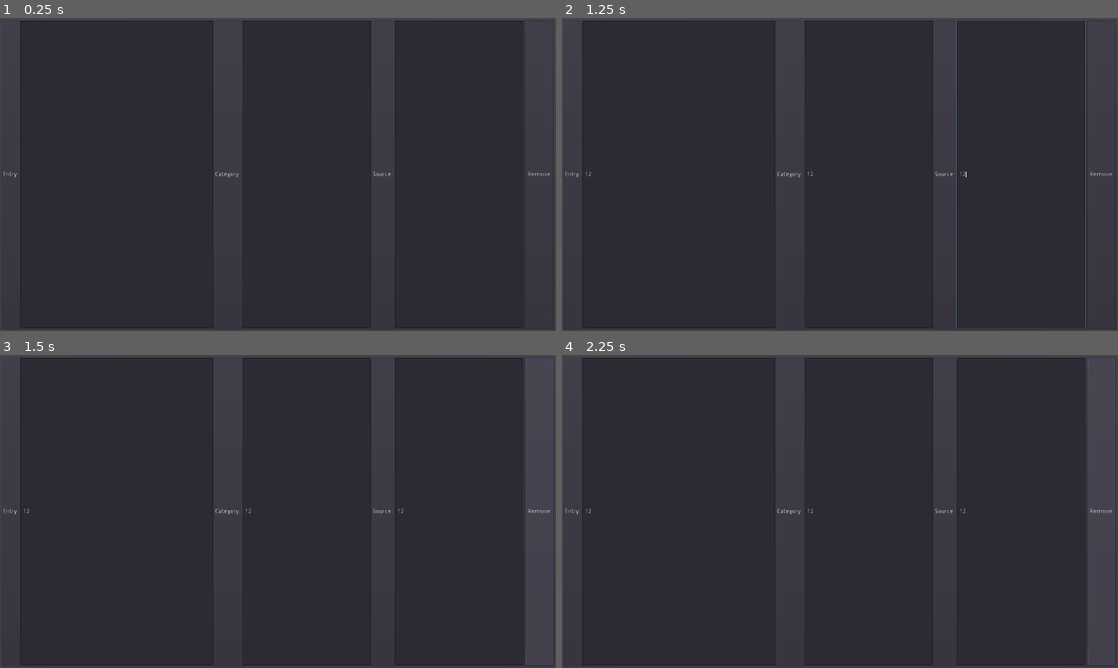
Above: before the commit, frames 1-4 (two rows, left to right).
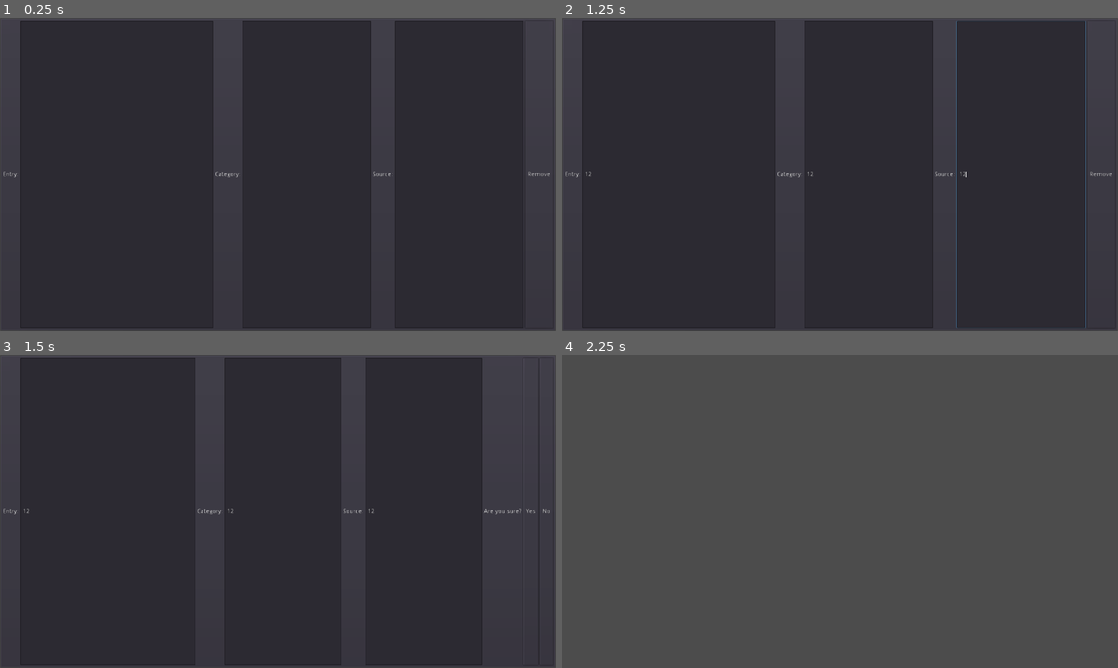
Above: after the commit, the same moments.

Repository: zacryol/spindle-of-serendipity
Game: Godot game, scene res://game/menus/ESSingle.tscn
The game is run twice, just before and just after one commit, with the same random seed, the same clock (stepped at 60 frames per second) and the same inputs. This scene is started directly instead of the project's main scene.
Inputs (mouse positions are in pixels of both pictures, inside the frame that each line leads up to):
- Up to frame 1 (0.25 s): no input
- Up to frame 2 (1.25 s): click (678, 174) at 0.52 s; type "12" at 0.6 s; click (867, 174) at 0.75 s; type "12" at 0.83 s; click (1023, 174) at 0.98 s; type "12" at 1.07 s
- Up to frame 3 (1.5 s): click "Remove" at 1.25 s
- Up to frame 4 (2.25 s): click (1090, 511) at 2 s, where only the run after the commit has a clickable "Yes"

Frames 1-2 are identical in both runs. In frame 3, 0.9% of the frame differs, in the area x 35-100%, y 0-100%; in frame 4, 80%, in the area x 0-100%, y 0-100%.

Commit message:
delete button functions

Diff:
--- a/godot/game/menus/ESSingle.gd
+++ b/godot/game/menus/ESSingle.gd
@@ -4,6 +4,7 @@
 onready var cat_enter := $HBoxContainer/C as LineEdit
 onready var sou_enter := $HBoxContainer/S as LineEdit
 onready var try_delete := $HBoxContainer/DeleteButton as Button
+onready var del_conf := $HBoxContainer/DelConf as HBoxContainer
 
 func _ready() -> void:
 	pass
@@ -28,4 +29,14 @@
 
 
 func _on_DeleteButton_pressed() -> void:
-	pass
+	try_delete.hide()
+	del_conf.show()
+
+
+func _on_Yes_pressed() -> void:
+	queue_free()
+
+
+func _on_No_pressed() -> void:
+	try_delete.show()
+	del_conf.hide()
--- a/godot/game/menus/ESSingle.tscn
+++ b/godot/game/menus/ESSingle.tscn
@@ -88,3 +88,5 @@
 margin_bottom = 706.0
 text = "No"
 [connection signal="pressed" from="HBoxContainer/DeleteButton" to="." method="_on_DeleteButton_pressed"]
+[connection signal="pressed" from="HBoxContainer/DelConf/Yes" to="." method="_on_Yes_pressed"]
+[connection signal="pressed" from="HBoxContainer/DelConf/No" to="." method="_on_No_pressed"]
